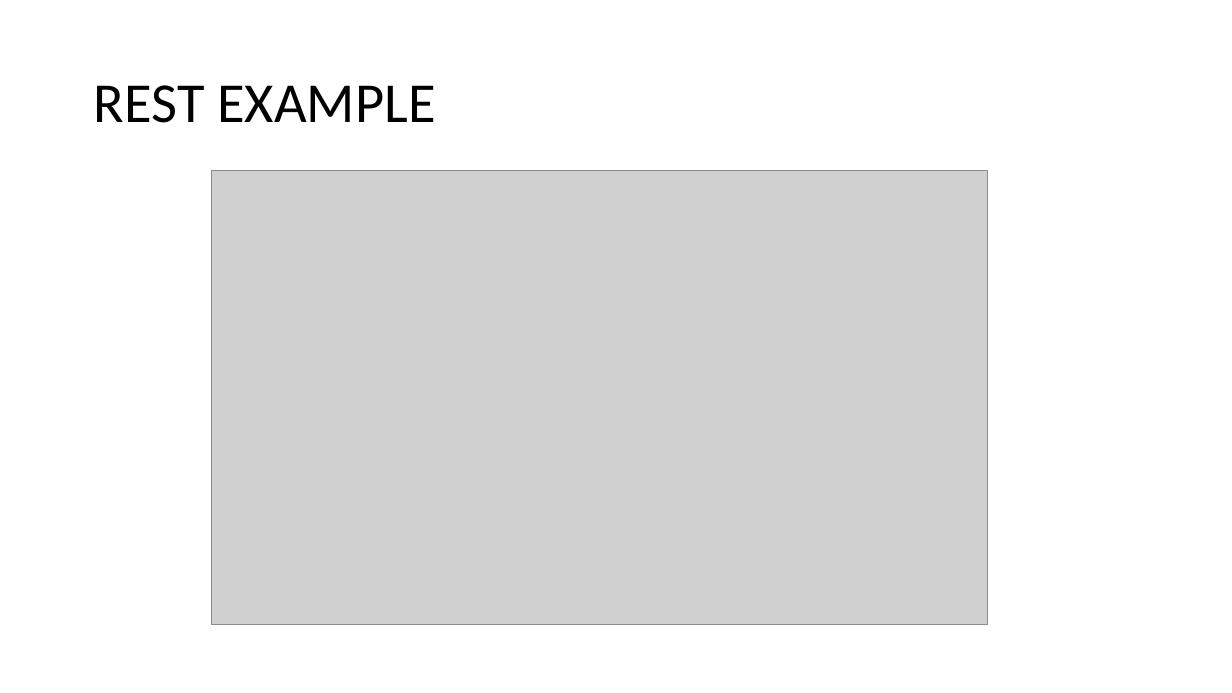
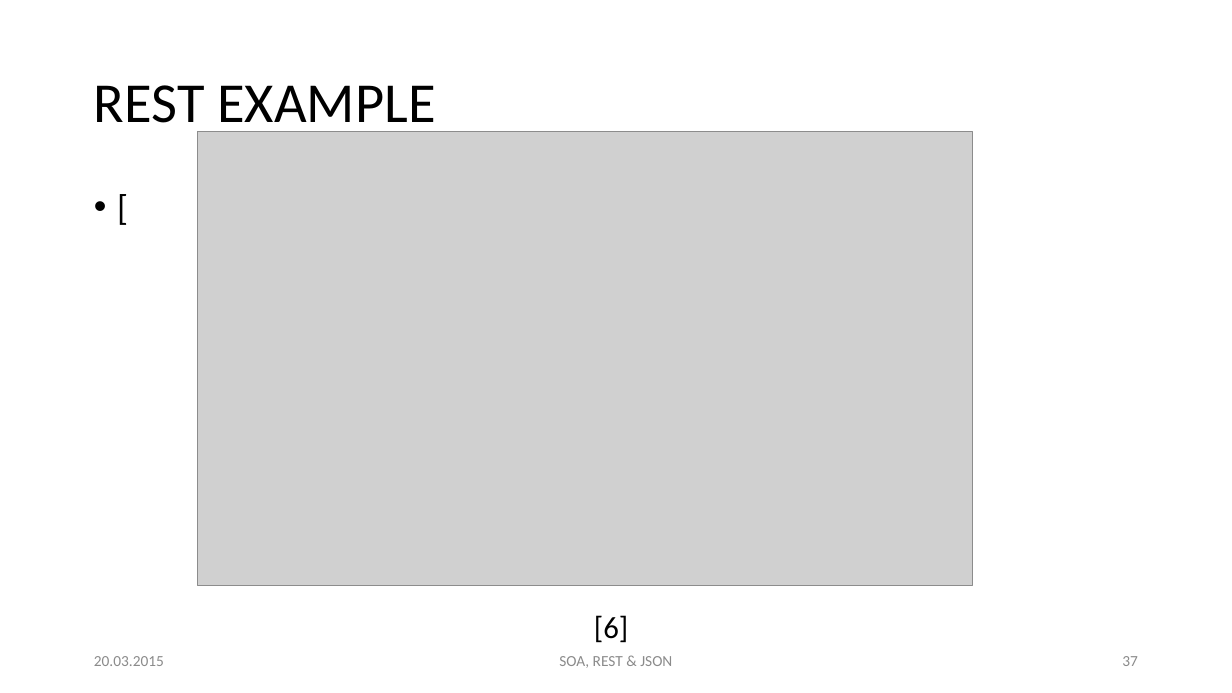
Before and after one commit to hsiegel-tgm/SOA2, a slide deck: slide 37 of p2.pptx (slide 35 before the commit). Drawn at 1232x693 pixels with LibreOffice and Linux fonts; fonts in the diff are those of the drawing; grey boxes stand for pictures. Boxes give left, top, right and bottom in pixels: in the first picture for what was removed or moved away, otherwise in the second. Text is boxed around its words. In the diff, an @@ line names an element or a change of style, - is before the commit and + after.

```diff
--- a/p2.pptx
+++ b/p2.pptx
@@ picture: place and size @@
-picture at <box>212,170,987,624</box>
+picture at <box>197,131,972,585</box>
@@ text added at <box>85,185,1148,625</box>, 28 pt, text #000000 @@
+• [
@@ text added at <box>594,615,628,643</box>, 24 pt, text #000000 @@
+[6]
@@ text added at <box>94,656,164,666</box>, 12 pt, text #8C8C8C @@
+20.03.2015
@@ text added at <box>559,656,672,668</box>, 12 pt, text #8C8C8C @@
+SOA, REST & JSON
@@ page number added at <box>1122,656,1138,666</box>, 12 pt, text #8C8C8C @@
+37
```
Also in this commit, not shown: 36 other slides changed, 5 slides added, 3 slides removed.
